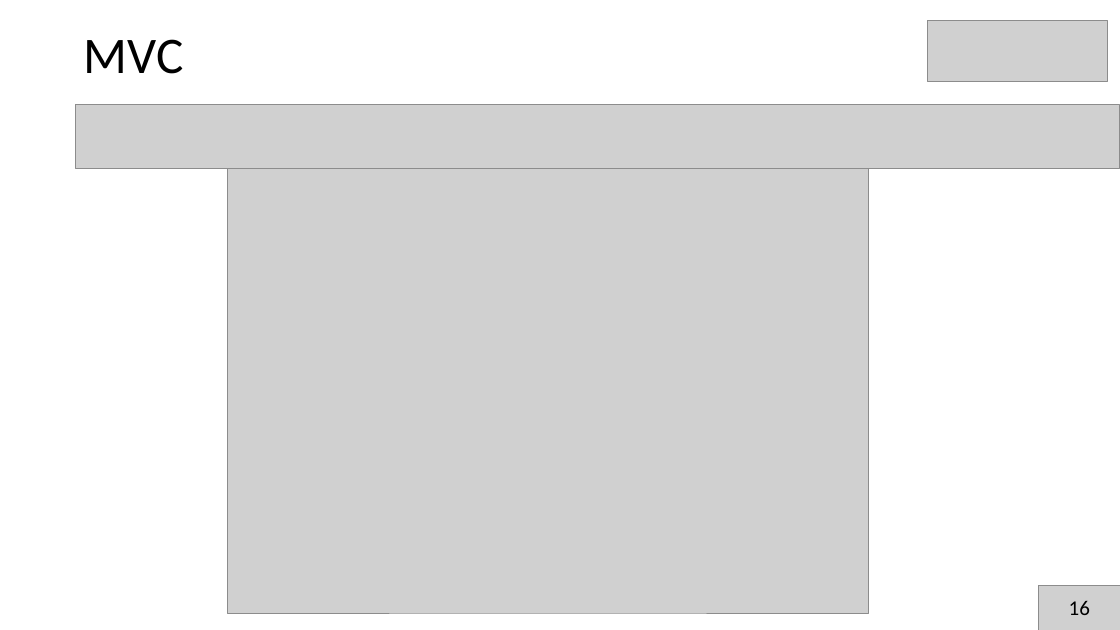
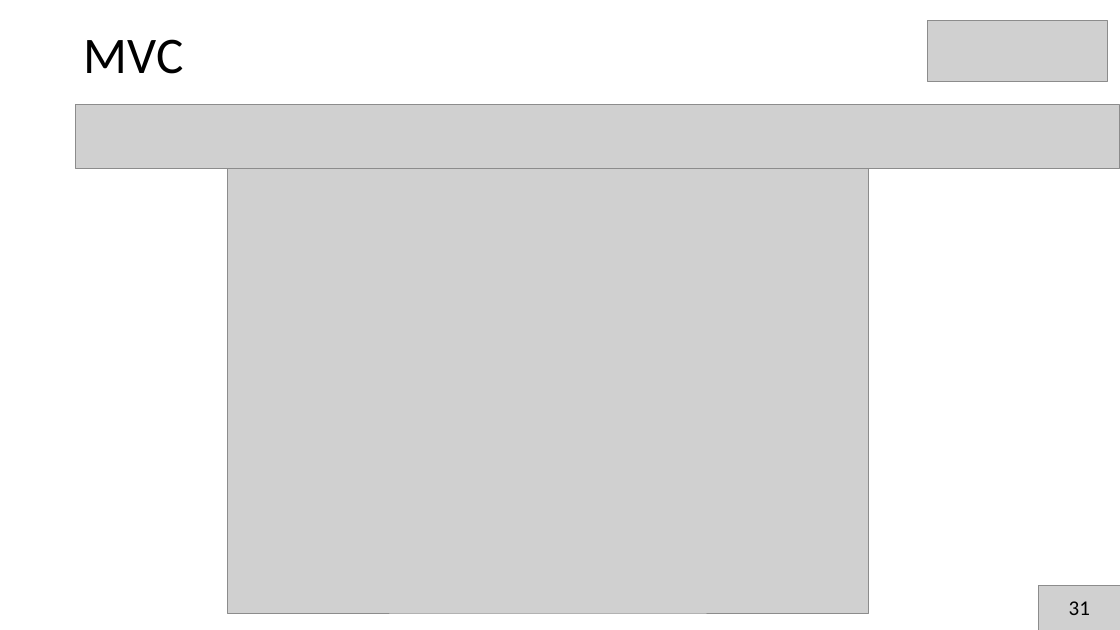
Before and after one commit to brunoslima/Secompp-Minicursos, a slide deck: slide 32 of Desenvolvimento de Aplicação MVC com PHP5 e AJAX/Apresentação/apresentacao2.pptx (slide 33 before the commit). Drawn at 1120x630 pixels with LibreOffice and Linux fonts; fonts in the diff are those of the drawing; grey boxes stand for pictures. Boxes give left, top, right and bottom in pixels: in the first picture for what was removed or moved away, otherwise in the second. Text is boxed around its words. In the diff, an @@ line names an element or a change of style, - is before the commit and + after.

```diff
--- a/Desenvolvimento de Aplicação MVC com PHP5 e AJAX/Apresentação/apresentacao2.pptx
+++ b/Desenvolvimento de Aplicação MVC com PHP5 e AJAX/Apresentação/apresentacao2.pptx
@@ text at bbox=[1069, 601, 1090, 615]: text changed @@
-16
+31
```
Also in this commit, not shown: 25 other slides changed, 4 slides removed.
